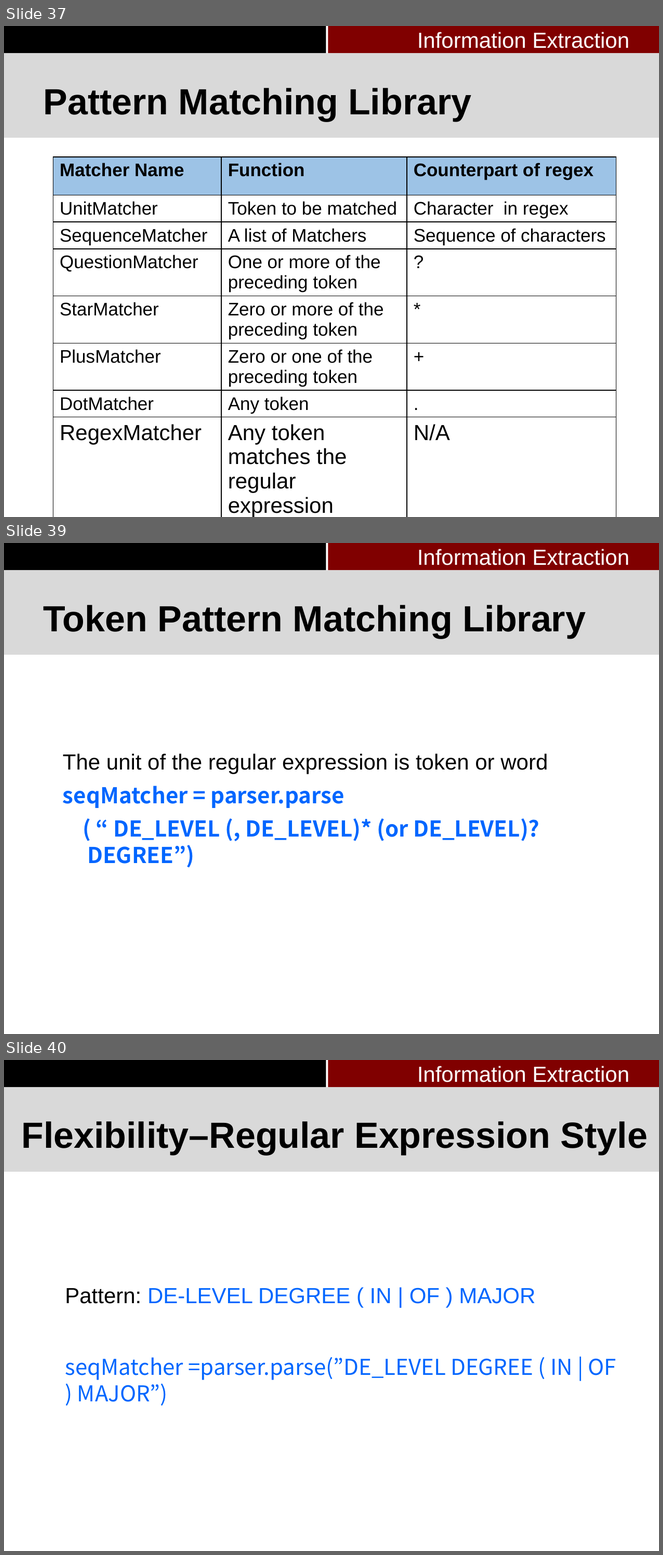
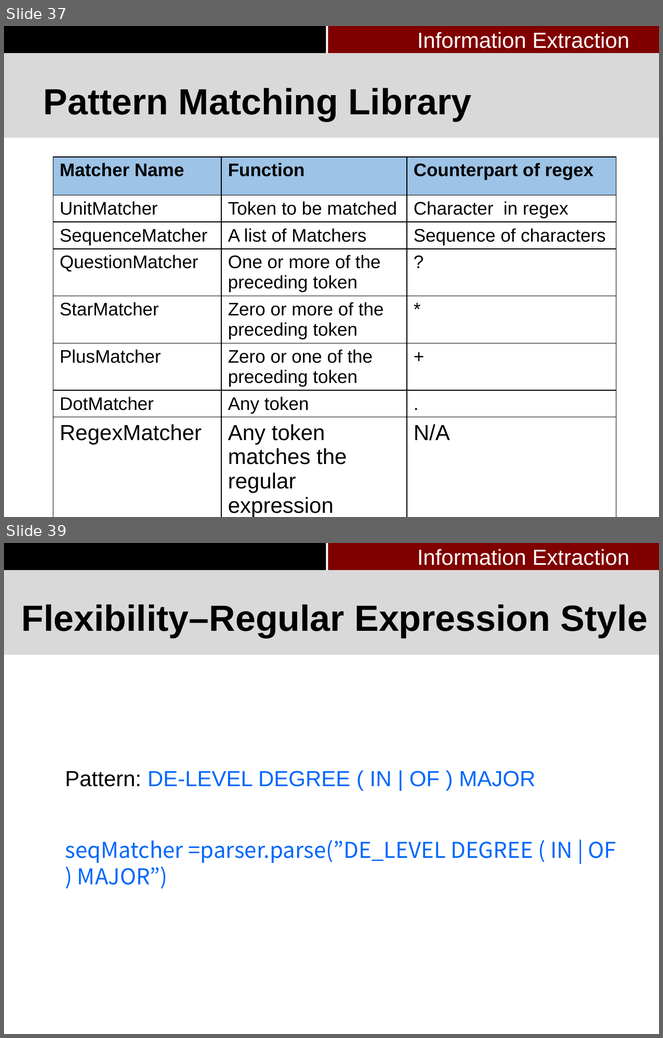
Before and after one commit to pkushiqiang/thesis, a slide deck: media/Master's thesis-3.pptx. Shown one above the other, each under a label of ours: slides 37, 39 and 40 before the commit, slides 37 and 39 after it; the slides between them are not shown. The pictures are 663x1555 and 663x1038 pixels, drawn with LibreOffice and Linux fonts; fonts in the diff are those of the drawing; background and template pictures are left out. Boxes give left, top, right and bottom in pixels: in the first picture for what was removed or moved away, otherwise in the second. Text is boxed around its words. In the diff, an @@ line names an element or a change of style, - is before the commit and + after.

```diff
--- a/media/Master's thesis-3.pptx
+++ b/media/Master's thesis-3.pptx
@@ slide 39 removed at (x1=4, y1=543, x2=659, y2=1034), background #FFFFFF; not listed: 3 template elements that a slide beside it also shows @@
@@ text removed at (x1=417, y1=549, x2=630, y2=565) @@
-Information Extraction
@@ title removed at (x1=43, y1=605, x2=586, y2=638) @@
-Token Pattern Matching Library
@@ text removed at (x1=63, y1=754, x2=548, y2=868) @@
-The unit of the regular expression is token or word
-seqMatcher = parser.parse
-( “ DE_LEVEL (, DE_LEVEL)* (or DE_LEVEL)? DEGREE”)
@@ what was slide 40 is now slide 39 @@
```
Also in this commit, not shown: 10 slides changed.
